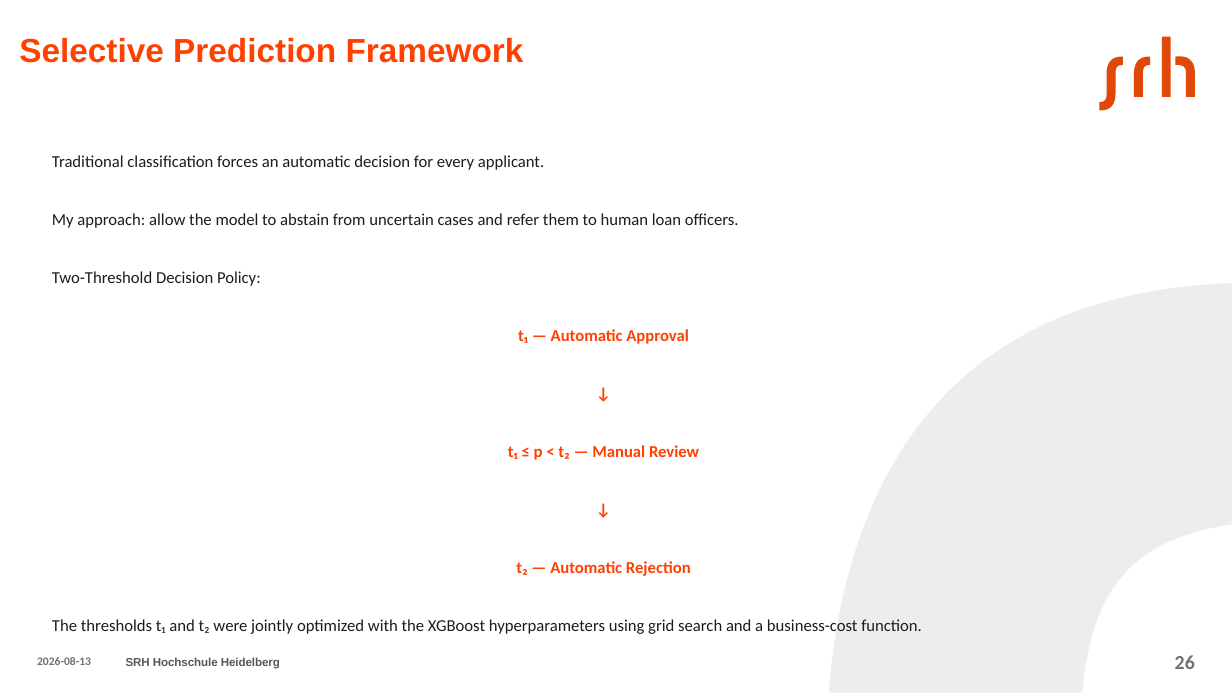
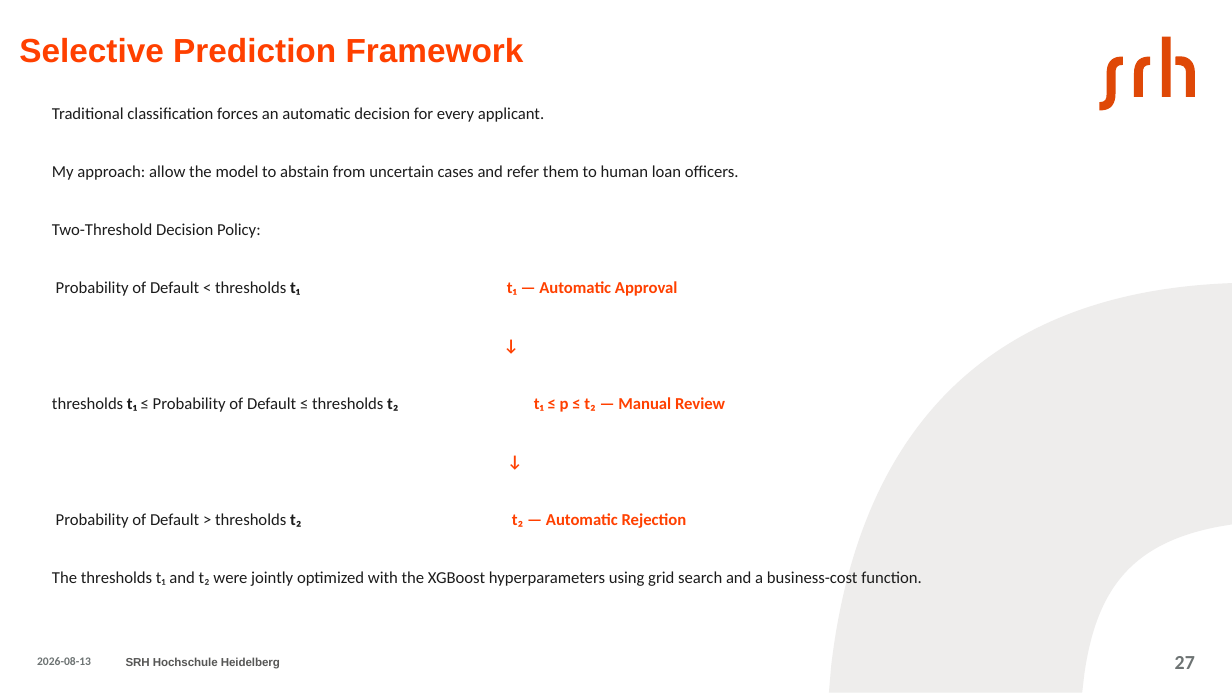
Before and after one commit to aminfeli/Thesis, a slide deck: slide 27 of presentation-.pptx (slide 26 before the commit). Drawn at 1232x693 pixels with LibreOffice and Linux fonts; fonts in the diff are those of the drawing. Boxes give left, top, right and bottom in pixels: in the first picture for what was removed or moved away, otherwise in the second. Text is boxed around its words. In the diff, an @@ line names an element or a change of style, - is before the commit and + after.

```diff
--- a/presentation-.pptx
+++ b/presentation-.pptx
@@ text "Traditional classification forces an automatic ..." at [52,107,922,586]: alignment centre to left @@
@@ text at [56,281,677,296]: text changed; text colour #FF4000 to #1C1C1C; bold off @@
-t₁ — Automatic Approval
+Probability of Default < thresholds t₁ t₁ — Automatic Approval
@@ text at [52,397,725,412]: text changed; text colour #FF4000 to #1C1C1C; bold off @@
-t₁ ≤ p < t₂ — Manual Review
+thresholds t₁ ≤ Probability of Default ≤ thresholds t₂ t₁ ≤ p ≤ t₂ — Manual Review
@@ text at [56,513,687,528]: text changed; text colour #FF4000 to #1C1C1C; bold off @@
-t₂ — Automatic Rejection
+Probability of Default > thresholds t₂ t₂ — Automatic Rejection
@@ page number at [1175,656,1195,669]: text changed @@
-26
+27
```
Also in this commit, not shown: 7 other slides changed, 1 slide added, 8 other files.
